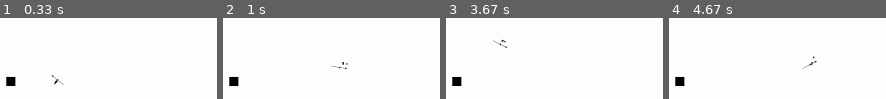
Above: before the commit, frames 1-4 (left to right).
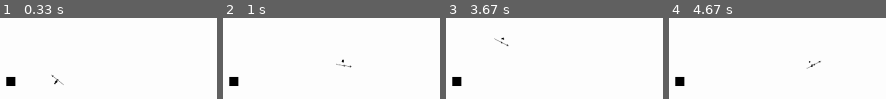
Above: after the commit, the same moments.

Repository: LeBoku/tds
Game: pygame game, started from tds/tds/tds.py
The game is run twice, just before and just after one commit, with the same random seed, the same clock (stepped at 60 frames per second) and the same inputs.
Inputs (mouse positions are in pixels of both pictures, inside the frame that each line leads up to):
- Up to frame 1 (0.33 s): no input
- Up to frame 2 (1 s): hold D 0.33-0.8 s; move the mouse to (outside the picture) at 0.37 s; hold W from 0.83 s (still down); move the mouse to (outside the picture) at 0.87 s
- Up to frame 3 (3.67 s): release W at 1.13 s; hold D 1.17-1.63 s; move the mouse to (outside the picture) at 1.2 s; hold A 1.67-2.2 s; move the mouse to (outside the picture) at 1.7 s; click (446, 70) at 2.28 s; hold S 2.57-2.87 s; click (outside the picture) at 2.65 s; hold A 2.9-3.3 s; click (outside the picture) at 2.98 s; hold W from 3.33 s (still down); click (outside the picture) at 3.42 s
- Up to frame 4 (4.67 s): release W at 3.7 s; hold D 3.73-4.37 s; click (outside the picture) at 3.82 s; hold S from 4.4 s (still down); click (outside the picture) at 4.48 s

Frame 1 is identical in both runs. In frame 2, 0.3% of the frame differs, in the area x 49-60%, y 50-65%; in frame 3, 0.4%, in the area x 21-30%, y 23-38%; in frame 4, 0.3%.

Commit message:
imporved movement

Diff:
--- a/tds/tds/mapEntity/player/playerController.py
+++ b/tds/tds/mapEntity/player/playerController.py
@@ -4,20 +4,52 @@
 
 from mapEntity.character.characterController import CharacterController
 
-from pygameUtil.EventHandling import EventListener
+from pygameUtil.EventHandling import EventListener, EventHandler
 from pygameUtil import math_
 
 class PlayerController(CharacterController):
 	def __init__(self, map):
 		super().__init__(map)
 		self.speed = 5
+		self.eventHandler = EventHandler.get()
+
+		self.movementKeys = {
+			pygame.locals.K_w: Vector2(0,-1),
+			pygame.locals.K_d: Vector2(1,0),
+			pygame.locals.K_s: Vector2(0,1),
+			pygame.locals.K_a: Vector2(-1,0)
+		}
 
 	def display(self):
 		self.updateAngle()
+		self.updateMovement()
 
 		print(self.isCollidingWithSomething())
 
 		return super().display()
+
+	def updateMovement(self):
+		pressedKeys = self.eventHandler.orderKeysByLoopsDown(self.movementKeys.keys())
+
+		if len(pressedKeys) > 0:
+			forwardMovement = Vector2(0,0)
+			self.startMoveAnimation()
+			for key in pressedKeys:
+				forwardMovement += self.movementKeys[key]
+				if not forwardMovement.length() == 0:
+					forwardMovement.normalize()
+
+			if forwardMovement.length() > 0:
+				forwardMovement.scale_to_length(self.speed)
+				self.coord += forwardMovement
+
+
+
+
+	def startMoveAnimation(self):
+		move = self.moveSetController.getMove("move")
+		if not move.isActive:
+			move.start()
 
 	def updateAngle(self):
 		mousePosVector = Vector2(pygame.mouse.get_pos())
@@ -25,9 +57,9 @@
 
 	def registerEvents(self):
 		super().registerEvents()
-		self.registerMovement()
+		self.registerCombat()
 
-	def registerMovement(self):
+	def registerCombat(self):
 		qWindow = 20
 
 		@EventListener(pygame.locals.MOUSEBUTTONDOWN, button=1)
@@ -37,35 +69,3 @@
 				move.start()
 			elif move.framesLeft < qWindow:
 				move.listenForEnd(lambda: move.start())
-
-		@EventListener(pygame.locals.KEYDOWN)
-		def li(event):
-			self.moveSetController.getMove("move").startLoop()
-
-		@EventListener(pygame.locals.KEYUP)
-		def li(event):
-			self.moveSetController.getMove("move").stop()
-
-		@EventListener("KEY_IS_DOWN", key=pygame.locals.K_w)
-		def li(event):
-			movement = Vector2(0, -5)
-			movement.scale_to_length(5)
-			self.coord += movement
-
-		@EventListener("KEY_IS_DOWN", key=pygame.locals.K_d)
-		def li(event):
-			movement = Vector2(5, 0)
-			movement.scale_to_length(5)
-			self.coord += movement
-
-		@EventListener("KEY_IS_DOWN", key=pygame.locals.K_s)
-		def li(event):
-			movement = Vector2(0, 5)
-			movement.scale_to_length(5)
-			self.coord += movement
-
-		@EventListener("KEY_IS_DOWN", key=pygame.locals.K_a)
-		def li(event):
-			movement = Vector2(-5, 0)
-			movement.scale_to_length(5)
-			self.coord += movement
